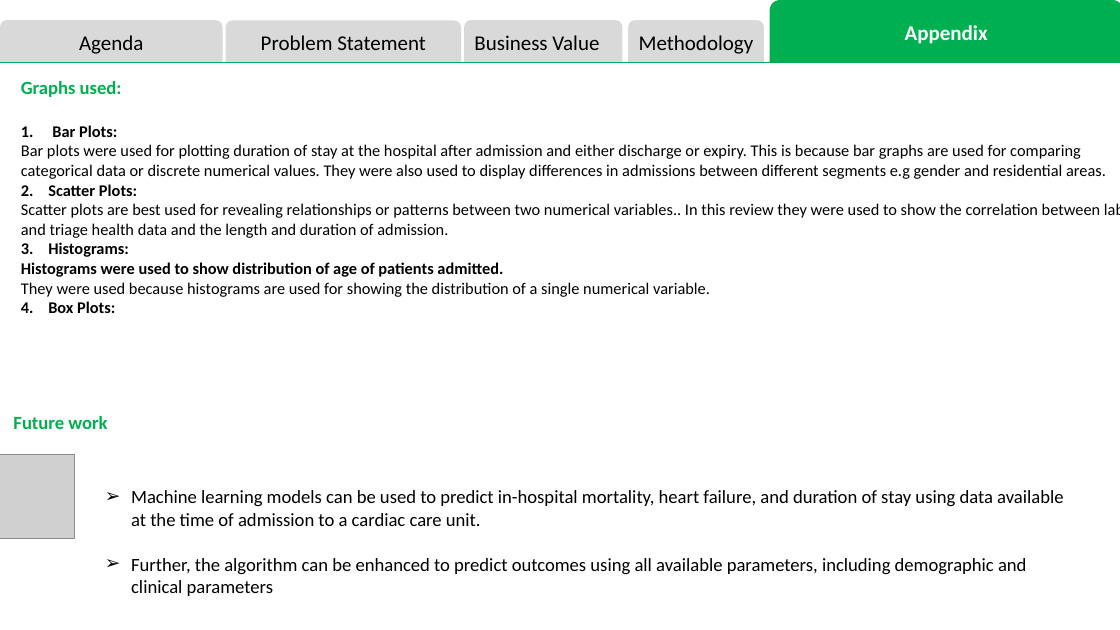
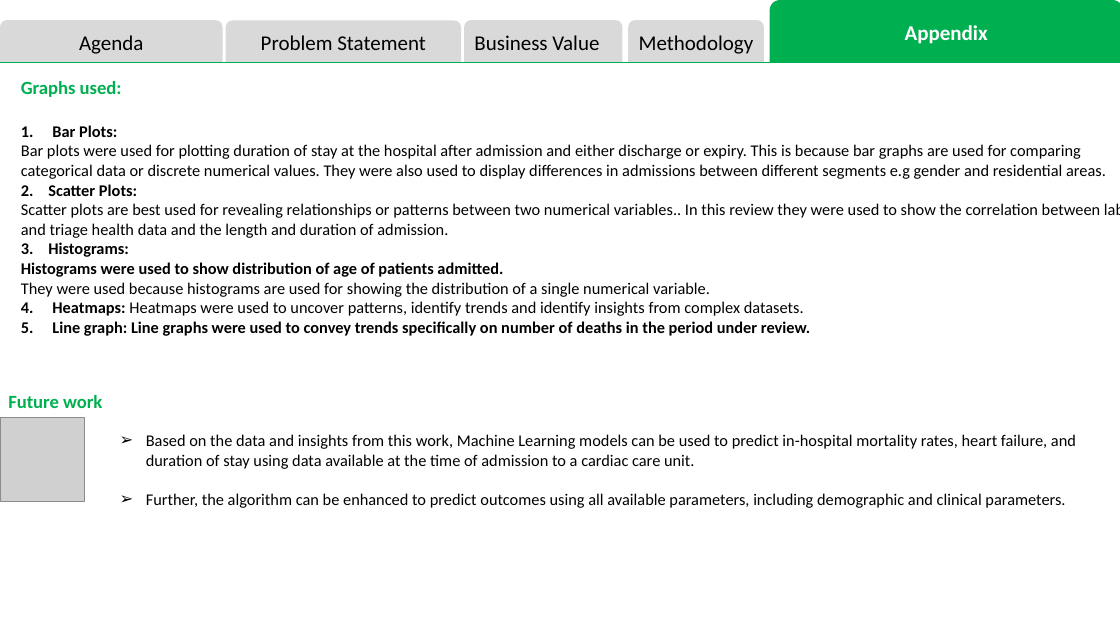
Before and after one commit to gabinuss/Cardio-Insights, a slide deck: slide 14 of Project-2/PRESENTATION.pptx (slide 11 before the commit). Drawn at 1120x630 pixels with LibreOffice and Linux fonts; fonts in the diff are those of the drawing; grey boxes stand for pictures. Boxes give left, top, right and bottom in pixels: in the first picture for what was removed or moved away, otherwise in the second. Text is boxed around its words. In the diff, an @@ line names an element or a change of style, - is before the commit and + after.

```diff
--- a/Project-2/PRESENTATION.pptx
+++ b/Project-2/PRESENTATION.pptx
@@ text at bbox=[52, 301, 810, 336]: text changed @@
-4. Box Plots:
+4. Heatmaps: Heatmaps were used to uncover patterns, identify trends and identify insights from complex datasets.
+5. Line graph: Line graphs were used to convey trends specifically on number of deaths in the period under review.
@@ text "Future work": place and size @@
-text "Future work" at bbox=[13, 416, 107, 429]
+text "Future work" at bbox=[8, 395, 102, 408]
@@ picture: place and size @@
-picture at bbox=[0, 455, 75, 539]
+picture at bbox=[0, 418, 84, 502]
@@ text at bbox=[146, 434, 1076, 508]: text changed; size 16 to 14 pt @@
-➢ Machine learning models can be used to predict in-hospital mortality, heart failure, and duration of stay using data available at the time of admission to a cardiac care unit.
-➢ Further, the algorithm can be enhanced to predict outcomes using all available parameters, including demographic and clinical parameters
+➢ Based on the data and insights from this work, Machine Learning models can be used to predict in-hospital mortality rates, heart failure, and duration of stay using data available at the time of admission to a cardiac care unit.
+➢ Further, the algorithm can be enhanced to predict outcomes using all available parameters, including demographic and clinical parameters.
```
Also in this commit, not shown: 8 other slides changed, 4 slides added, 1 other file.
